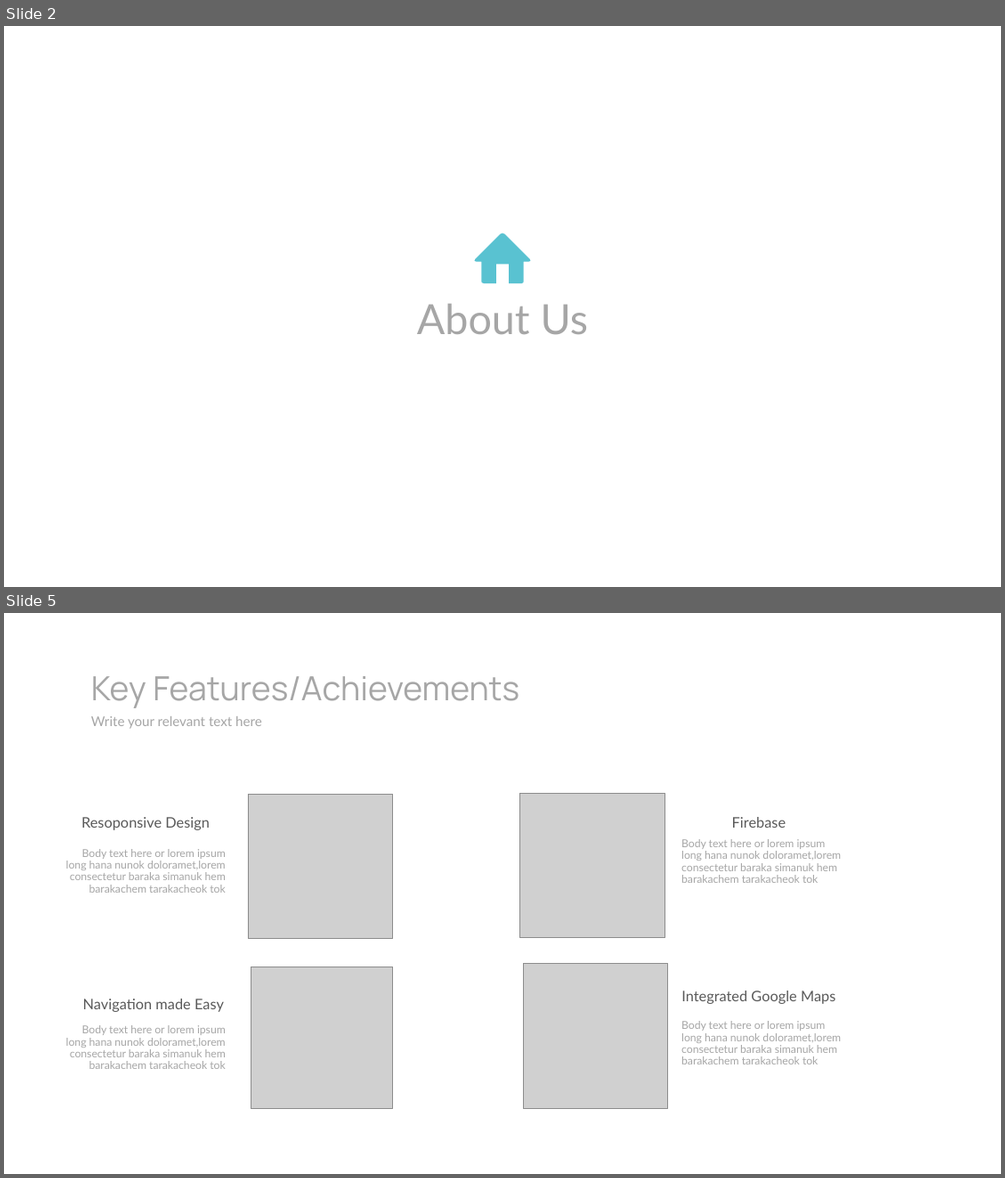
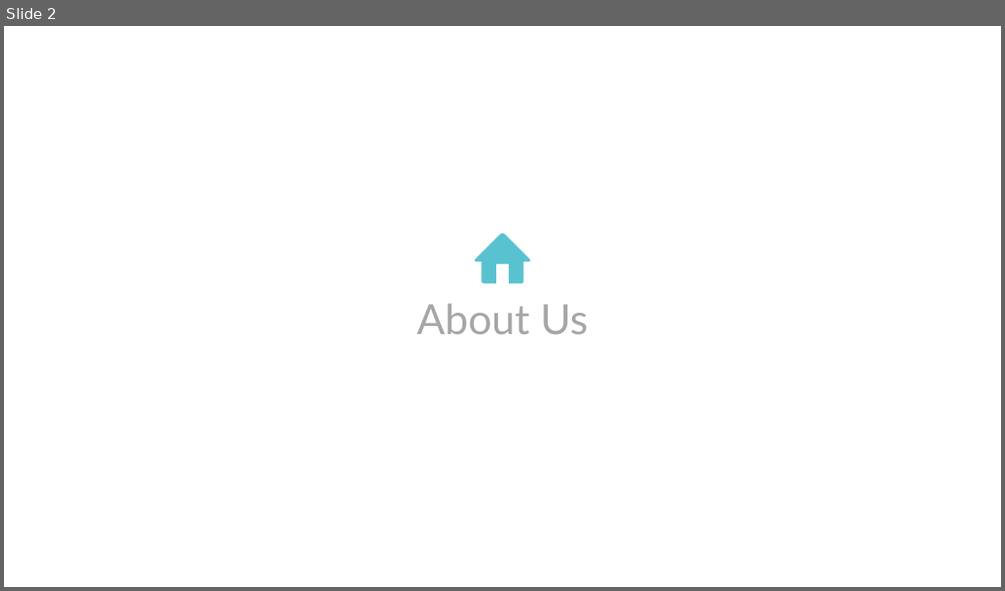
Before and after one commit to rbob96/GRNFanZone, a slide deck: Documentation/Demonstration/Demo - Final.pptx. Shown one above the other, each under a label of ours: slides 2 and 5 before the commit, slide 2 after it; the slides between them are not shown. The pictures are 1005x1178 and 1005x591 pixels, drawn with LibreOffice and Linux fonts; fonts in the diff are those of the drawing; grey boxes stand for pictures. Boxes give left, top, right and bottom in pixels: in the first picture for what was removed or moved away, otherwise in the second. Text is boxed around its words. In the diff, an @@ line names an element or a change of style, - is before the commit and + after.

```diff
--- a/Documentation/Demonstration/Demo - Final.pptx
+++ b/Documentation/Demonstration/Demo - Final.pptx
@@ slide 5 removed at box(4, 613, 1001, 1174), background #FFFFFF @@
@@ title removed at box(91, 676, 519, 708) @@
-Key Features/Achievements
@@ subtitle removed at box(91, 716, 262, 729) @@
-Write your relevant text here
@@ picture removed at box(248, 794, 393, 939) @@
@@ picture removed at box(520, 793, 665, 938) @@
@@ text removed at box(81, 817, 210, 830) @@
-Resoponsive Design
@@ text removed at box(732, 817, 785, 827) @@
-Firebase
@@ text removed at box(66, 849, 226, 892) @@
-Body text here or lorem ipsum long hana nunok doloramet,lorem consectetur baraka simanuk hem barakachem tarakacheok tok
@@ text removed at box(681, 839, 841, 883) @@
-Body text here or lorem ipsum long hana nunok doloramet,lorem consectetur baraka simanuk hem barakachem tarakacheok tok
@@ picture removed at box(251, 966, 393, 1109) @@
@@ freeform shape removed at box(484, 979, 520, 1017) @@
@@ picture removed at box(523, 964, 668, 1109) @@
@@ text removed at box(83, 998, 224, 1012) @@
-Navigation made Easy
@@ text removed at box(681, 990, 835, 1004) @@
-Integrated Google Maps
@@ text removed at box(66, 1025, 226, 1069) @@
-Body text here or lorem ipsum long hana nunok doloramet,lorem consectetur baraka simanuk hem barakachem tarakacheok tok
@@ text removed at box(681, 1021, 841, 1064) @@
-Body text here or lorem ipsum long hana nunok doloramet,lorem consectetur baraka simanuk hem barakachem tarakacheok tok
```
Also in this commit, not shown: 1 slide changed, 6 slides added, 3 other slides removed, 12 other files.
